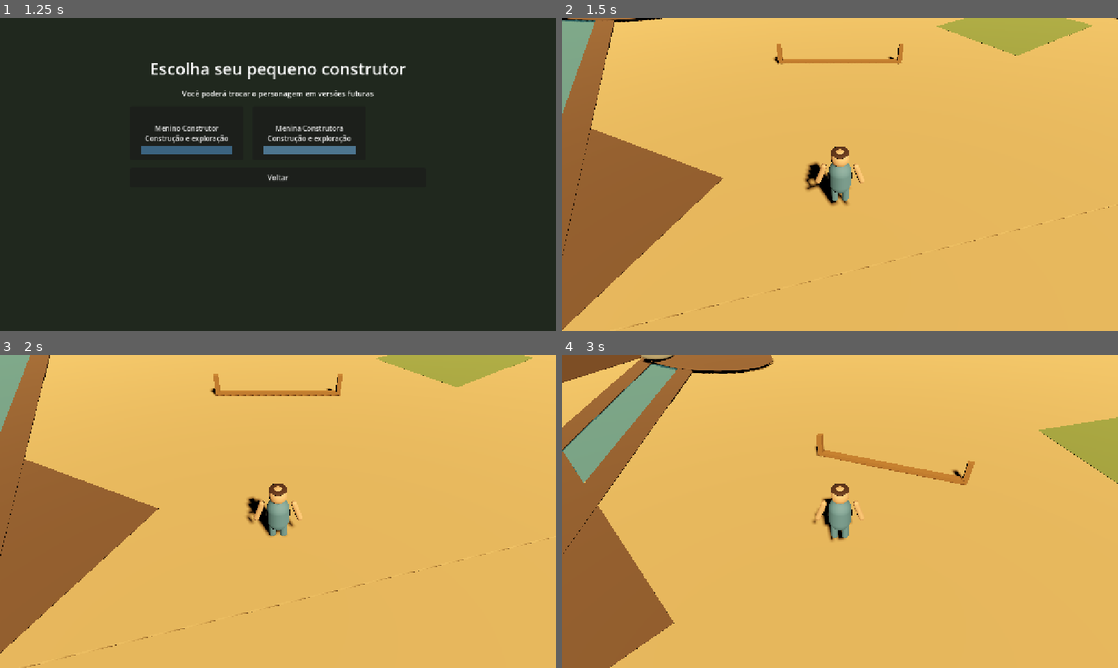
Above: before the commit, frames 1-4 (two rows, left to right).
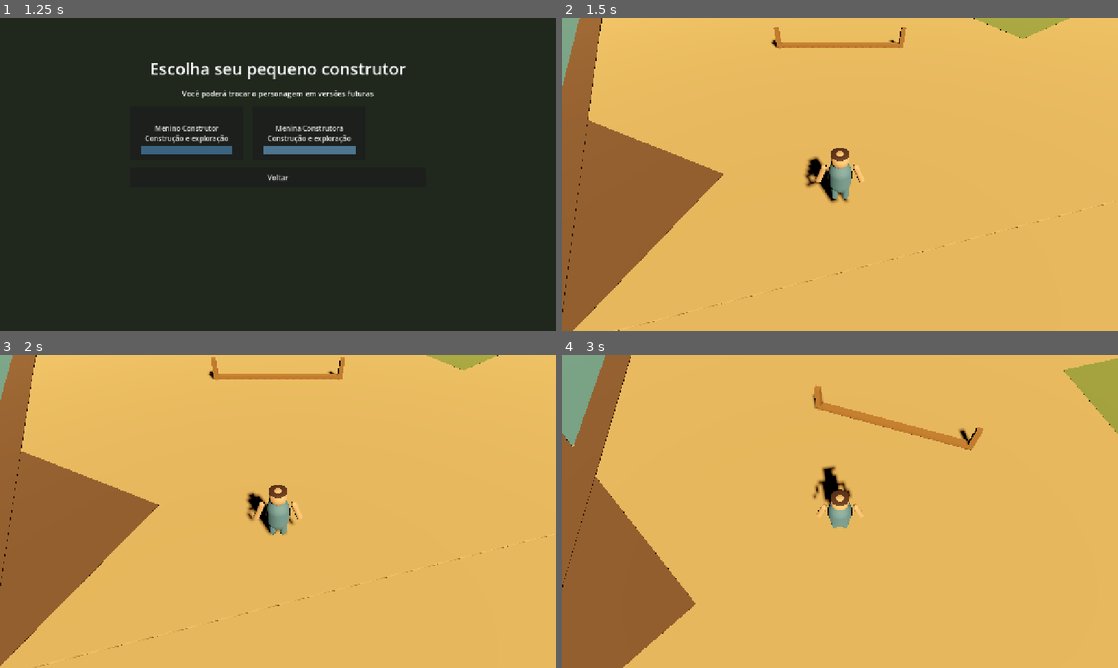
Above: after the commit, the same moments.

Repository: Luizgjunior/pequenosconstrutores
Game: Godot game, scene res://scenes/Main.tscn
The game is run twice, just before and just after one commit, with the same random seed, the same clock (stepped at 60 frames per second) and the same inputs.
Inputs (mouse positions are in pixels of both pictures, inside the frame that each line leads up to):
- Up to frame 1 (1.25 s): click "Novo Jogo" at 0.5 s
- Up to frame 2 (1.5 s): click "Menina Construtora Construção…" at 1.25 s
- Up to frame 3 (2 s): no input
- Up to frame 4 (3 s): tap Enter at 2 s; move the mouse to (867, 511) at 2.02 s; hold W (move_forward) from 2.03 s (still down); tap Space (jump) at 2.27 s; move the mouse to (812, 511) at 2.77 s

Frame 1 is identical in both runs. In frame 2, 5.0% of the frame differs, in the area x 0-100%, y 0-100%; in frame 3, 4.8%; in frame 4, 14%.

Commit message:
Permite ajustar ângulo vertical da câmera

Diff:
--- a/scripts/player/PlayerController.gd
+++ b/scripts/player/PlayerController.gd
@@ -4,6 +4,10 @@
 @export var move_speed := 5.0
 @export var jump_velocity := 5.0
 @export var mouse_sensitivity := 0.0025
+@export var camera_distance := 7.8
+@export var camera_pitch_degrees := 45.0
+@export var min_camera_pitch_degrees := 30.0
+@export var max_camera_pitch_degrees := 62.0
 
 @onready var camera_pivot: Node3D = $CameraPivot
 @onready var camera: Camera3D = $CameraPivot/Camera3D
@@ -24,6 +28,7 @@
 var mouse_is_captured := true
 var raw_movement_input := Vector2.ZERO
 var walk_time := 0.0
+var camera_pitch := 45.0
 var default_left_arm_rotation := Vector3.ZERO
 var default_right_arm_rotation := Vector3.ZERO
 var default_left_leg_rotation := Vector3.ZERO
@@ -34,6 +39,7 @@
 	_ensure_default_input_actions()
 	_store_default_limb_pose()
 	_apply_selected_character()
+	camera_pitch = camera_pitch_degrees
 	_frame_camera_on_player()
 	_capture_mouse()
 	print("Player carregado: WASD move, Espaço pula, ESC alterna o mouse.")
@@ -51,7 +57,7 @@
 		return
 
 	if mouse_is_captured and event is InputEventMouseMotion:
-		_update_horizontal_rotation(event.relative)
+		_update_camera_rotation(event.relative)
 
 
 func _physics_process(delta: float) -> void:
@@ -147,13 +153,25 @@
 	return ((right * input_vector.x) + (forward * -input_vector.y)).normalized()
 
 
-func _update_horizontal_rotation(mouse_delta: Vector2) -> void:
+func _update_camera_rotation(mouse_delta: Vector2) -> void:
 	rotate_y(-mouse_delta.x * mouse_sensitivity)
+	camera_pitch = clamp(
+		camera_pitch + mouse_delta.y * mouse_sensitivity * 120.0,
+		min_camera_pitch_degrees,
+		max_camera_pitch_degrees
+	)
+	_frame_camera_on_player()
 
 
 func _frame_camera_on_player() -> void:
+	camera_pitch = clamp(camera_pitch, min_camera_pitch_degrees, max_camera_pitch_degrees)
 	camera_pivot.position = Vector3(0.0, 1.8, 0.0)
-	camera.position = Vector3(0.0, 5.0, 6.0)
+	var pitch_radians := deg_to_rad(camera_pitch)
+	camera.position = Vector3(
+		0.0,
+		sin(pitch_radians) * camera_distance,
+		cos(pitch_radians) * camera_distance
+	)
 	camera.look_at(global_position + Vector3(0.0, 1.0, 0.0), Vector3.UP)
 
 
